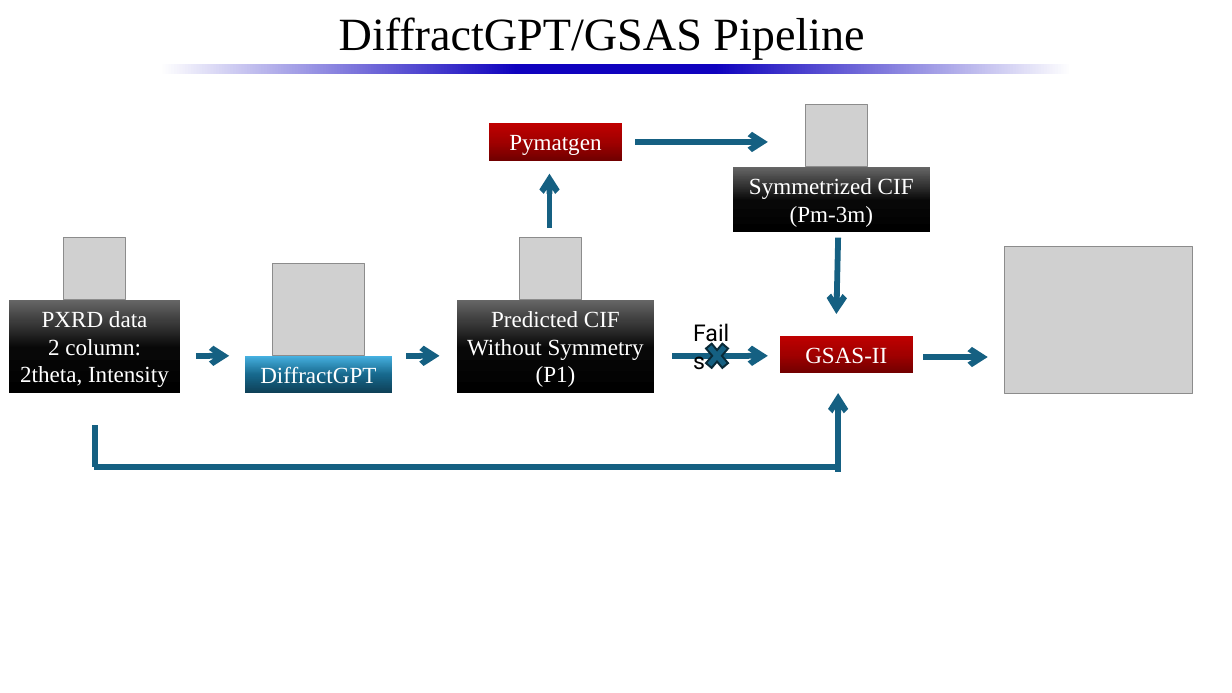
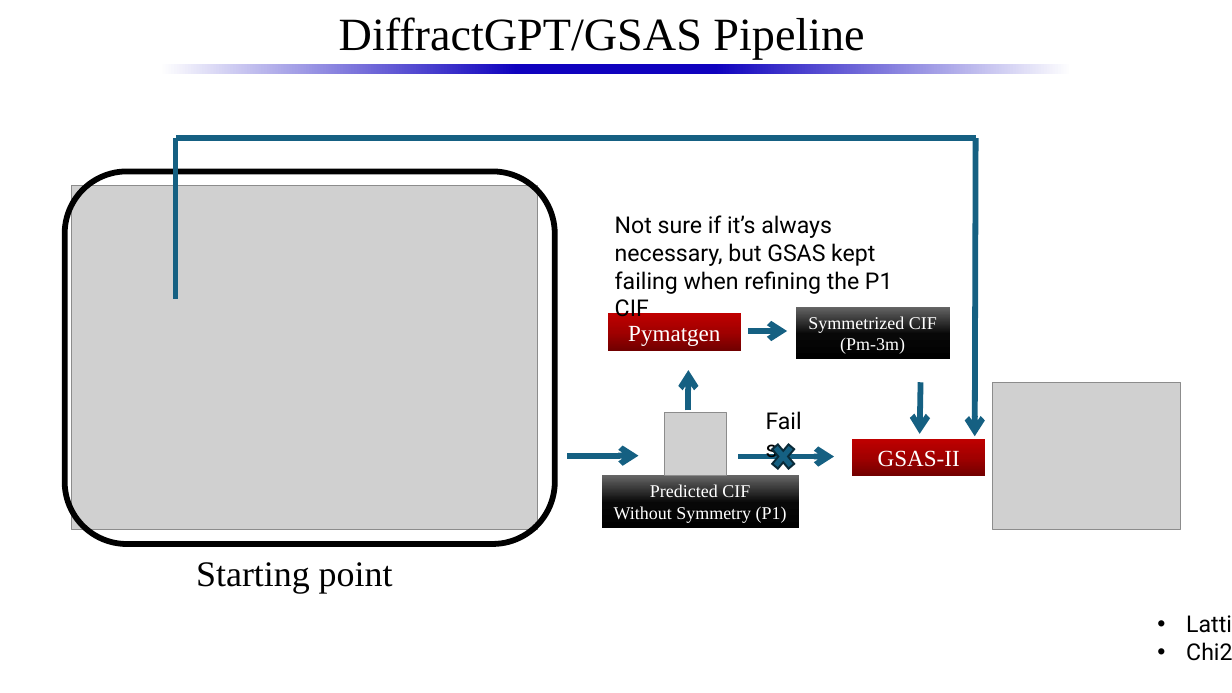
Before and after one commit to luke-t-menezes/DiffractGPT-GSAS, a slide deck: slide 1 of DiffractGPT_GSAS_collab.pptx. Drawn at 1232x693 pixels with LibreOffice and Linux fonts; fonts in the diff are those of the drawing; grey boxes stand for pictures. Boxes give left, top, right and bottom in pixels: in the first picture for what was removed or moved away, otherwise in the second. Text is boxed around its words. In the diff, an @@ line names an element or a change of style, - is before the commit and + after.

Commit message:
testing pipeline and pxrd_query

```diff
--- a/DiffractGPT_GSAS_collab.pptx
+++ b/DiffractGPT_GSAS_collab.pptx
@@ picture removed at (x1=806, y1=104, x2=868, y2=166) @@
@@ line moved from (837, 468) - (93, 468) to (976, 138) - (176, 138) @@
@@ line added from (176, 138) to (176, 299), #156082 4.5 pt @@
@@ arrow removed from (635, 142) to (768, 142) @@
@@ arrow moved from (838, 238) - (836, 314) to (976, 138) - (975, 436) @@
@@ rounded rectangle added at (x1=65, y1=172, x2=555, y2=544), outline #000000 4.5 pt @@
@@ arrow removed from (550, 228) to (550, 174) @@
@@ picture added at (x1=72, y1=186, x2=538, y2=530) @@
@@ picture removed at (x1=519, y1=238, x2=581, y2=299) @@
@@ text added at (x1=615, y1=215, x2=893, y2=294), 18 pt, text #000000 @@
+Not sure if it’s always necessary, but GSAS kept failing when refining the P1 CIF
@@ picture removed at (x1=273, y1=263, x2=365, y2=356) @@
@@ rectangle removed at (x1=9, y1=300, x2=180, y2=394) @@
-PXRD data
-2 column:
-2theta, Intensity
@@ rectangle "Pymatgen" moved from (x1=489, y1=123, x2=622, y2=160) to (x1=608, y1=313, x2=741, y2=350) @@
@@ rectangle "Symmetrized CIF" resized from (x1=733, y1=167, x2=931, y2=233) to (x1=796, y1=307, x2=950, y2=360) @@
@@ rectangle "Symmetrized CIF" at (x1=796, y1=307, x2=950, y2=360): size 18 to 14 pt @@
@@ arrow removed from (196, 356) to (229, 356) @@
@@ rectangle removed at (x1=245, y1=356, x2=392, y2=393) @@
-DiffractGPT
@@ arrow removed from (407, 356) to (440, 356) @@
@@ arrow moved from (672, 356) - (768, 356) to (749, 331) - (787, 331) @@
@@ line moved from (95, 425) - (95, 468) to (689, 410) - (689, 371) @@
@@ line (689, 410) - (689, 371): line to arrow @@
@@ arrow moved from (838, 472) - (838, 393) to (921, 383) - (920, 434) @@
@@ picture moved from (x1=1005, y1=247, x2=1192, y2=394) to (x1=994, y1=383, x2=1181, y2=530) @@
@@ picture moved from (x1=64, y1=238, x2=126, y2=299) to (x1=665, y1=413, x2=726, y2=475) @@
@@ text "Fails" moved from (x1=684, y1=314, x2=750, y2=351) to (x1=757, y1=402, x2=823, y2=439) @@
@@ cross moved from (x1=701, y1=337, x2=733, y2=374) to (x1=768, y1=438, x2=799, y2=475) @@
@@ rectangle "GSAS-II" moved from (x1=780, y1=336, x2=913, y2=373) to (x1=852, y1=439, x2=985, y2=476) @@
@@ arrow moved from (923, 357) - (988, 357) to (567, 456) - (639, 456) @@
@@ rectangle "Predicted CIF" at (x1=602, y1=475, x2=799, y2=528): size 18 to 14 pt @@
@@ rectangle "Predicted CIF" resized from (x1=457, y1=300, x2=654, y2=394) to (x1=602, y1=475, x2=799, y2=528) @@
@@ arrow added from (738, 457) to (835, 457), #156082 4.5 pt @@
@@ text added at (x1=196, y1=562, x2=393, y2=593), 28 pt, text #000000 @@
+Starting point
@@ text added at (x1=1186, y1=642, x2=1232, y2=661), 18 pt, text #000000 @@
+• Lattice parameters
+• Chi2
```
Also in this commit, not shown: 23 other files.
